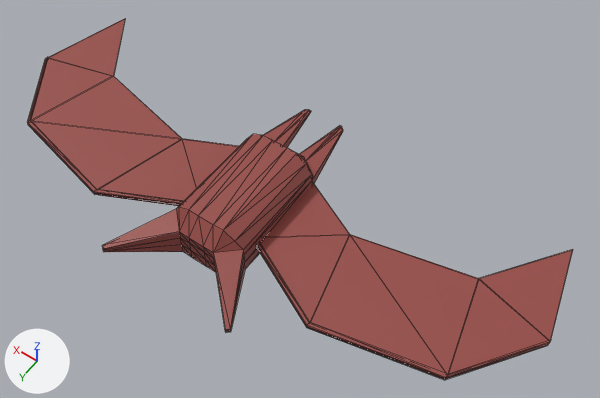
Two versions of the glTF model MyProject/BaseFramework/Data/Textures/3DTexture/Enemy/Bat/Bullet/EnemyMetalBullet.gltf, one commit apart.
Before and after are seen from a 50 mm lens placed at (-0.259, 0.289, 0.502), pointed at (-0.032, -0.029, 0.002). The lights are fixed; the arrows at lower left show +X, +Y and +Z. Mesh edges are drawn as thin lines. Where no turn or scale is listed for an object, it has been applied to the vertices.

In view in the first picture: 'Body', 'WingL', 'WingR'.
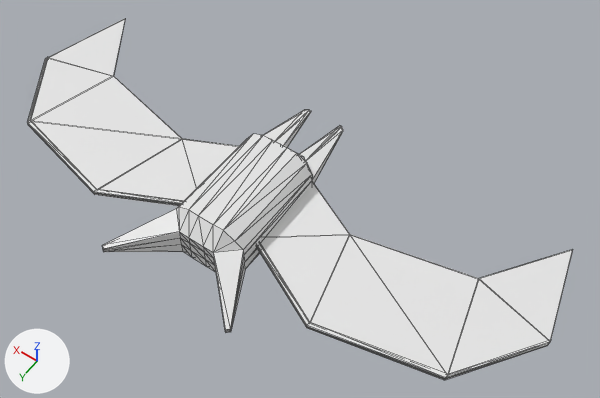
The newer file is also rescaled (x2.611), turned or shifted as a whole; pictures and numbers use the older file's frame.

Pixel boxes [x1, y1, x2, y2] of what changed, in the pictures (600 x 398 px):
'WingL', recoloured (brown to white)
    both: [257, 183, 573, 380]
'WingR', recoloured (brown to white)
    both: [27, 19, 239, 206]
'Body', recoloured (brown to white)
    both: [102, 110, 343, 332]

Edits to the bpy script that builds the scene:
```text
Add mat_material_002:
    mat_material_002 = principled_material('Material.002')
    mat_material_002.base_color = (0.8, 0.8, 0.8)  # white #e7e7e7
Change me_plane:
    where me_plane.from_pydata(...)  # 100 vertices, 204 faces; spans x -0.059..0.059, y -0.109..0.092, z -0.025..0.025
    remove me_plane.materials.append(mat_material)  # brown #974b45
    add me_plane.materials.append(mat_material_002)  # white #e7e7e7
Change me_cube_001:
    where me_cube_001.from_pydata(...)  # 40 vertices, 76 faces; spans x -0.239..-0.007, y -0.106..0.058, z -0.002..0.002
    remove me_cube_001.materials.append(mat_material)  # brown #974b45
    add me_cube_001.materials.append(mat_material_002)  # white #e7e7e7
Change me_cube_003:
    where me_cube_003.from_pydata(...)  # 40 vertices, 76 faces; spans x 0.007..0.239, y -0.106..0.058, z -0.002..0.002
    remove me_cube_003.materials.append(mat_material)  # brown #974b45
    add me_cube_003.materials.append(mat_material_002)  # white #e7e7e7
```
